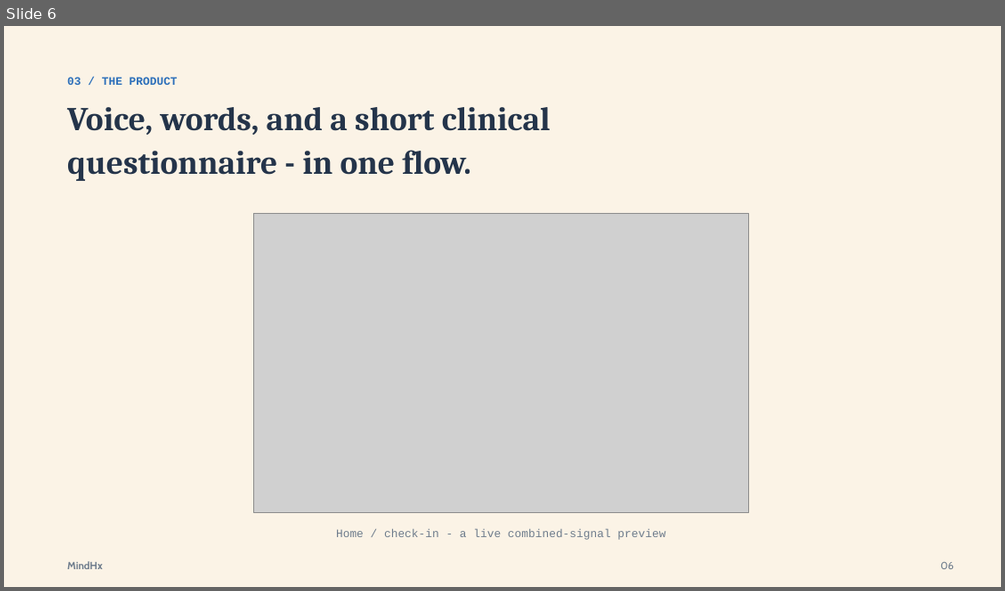
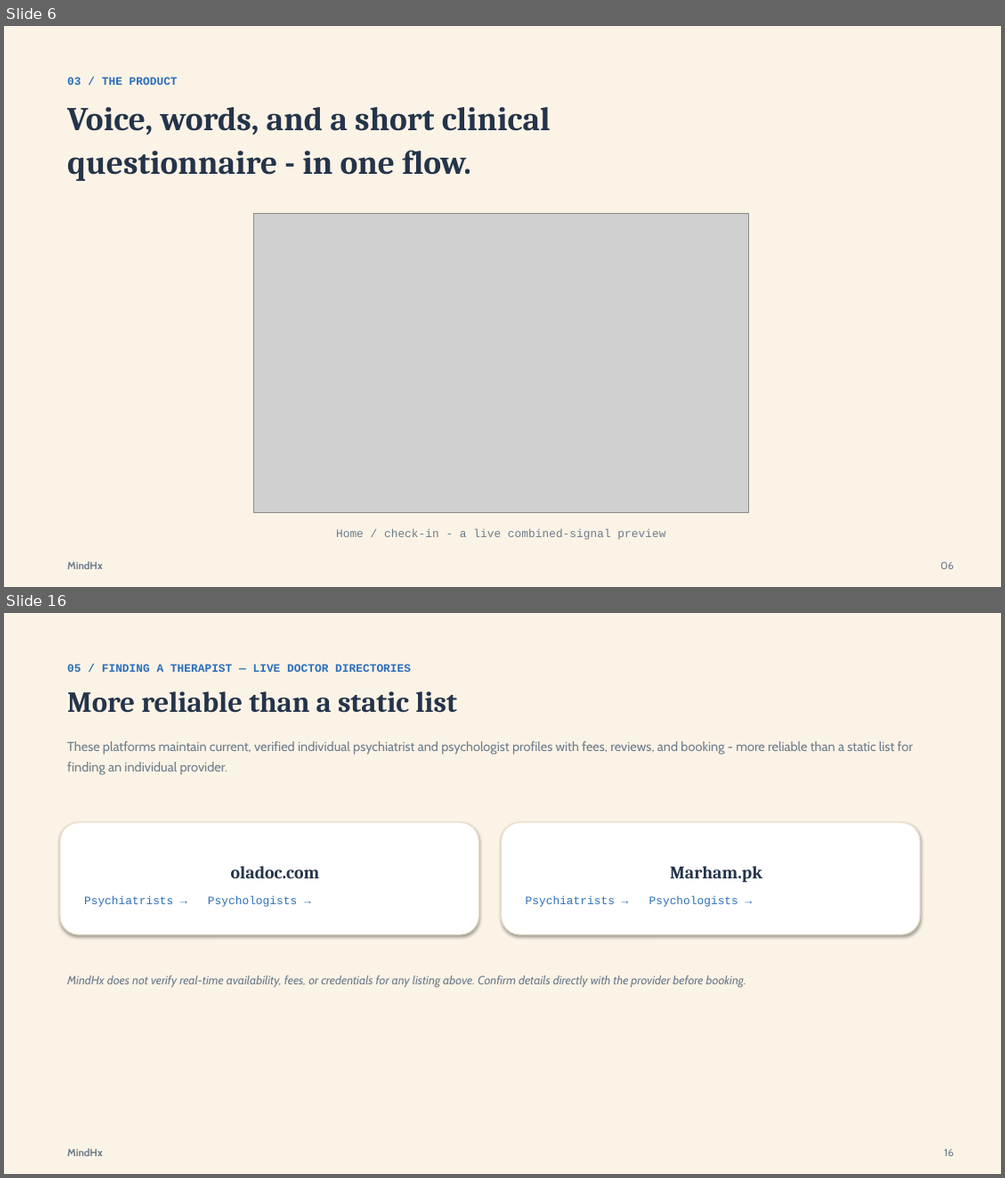
Before and after one commit to IqraNazir04/MindHx, a slide deck: docs/MindHx-Presentation.pptx. Shown one above the other, each under a label of ours: slide 6 before the commit, slides 6 and 16 after it; the slides between them are not shown. The pictures are 1005x591 and 1005x1178 pixels, drawn with LibreOffice and Linux fonts; fonts in the diff are those of the drawing; grey boxes stand for pictures. Boxes give left, top, right and bottom in pixels: in the first picture for what was removed or moved away, otherwise in the second. Text is boxed around its words. In the diff, an @@ line names an element or a change of style, - is before the commit and + after.

```diff
--- a/docs/MindHx-Presentation.pptx
+++ b/docs/MindHx-Presentation.pptx
@@ slide 16 added at (4, 613, 1001, 1174), background #FFFFFF @@
@@ rectangle added at (4, 613, 1001, 1174), fill #FBF3E6 @@
@@ text added at (67, 664, 411, 672), 11 pt, text #2C6FBA, bold @@
+05 / FINDING A THERAPIST — LIVE DOCTOR DIRECTORIES
@@ text added at (67, 691, 457, 713), 28 pt, text #24344A, bold @@
+More reliable than a static list
@@ text added at (67, 741, 913, 775), 12.5 pt, text #6E7C8C @@
+These platforms maintain current, verified individual psychiatrist and psychologist profiles with fees, reviews, and booking - more reliable than a static list for finding an individual provider.
@@ rounded rectangle added at (60, 822, 479, 934), fill #FFFFFF, outline #E9E0CC 1 pt, 11 pt, text #2C6FBA @@
+oladoc.com
+Psychiatrists → Psychologists →
@@ rounded rectangle added at (502, 822, 920, 934), fill #FFFFFF, outline #E9E0CC 1 pt, 11 pt, text #2C6FBA @@
+Marham.pk
+Psychiatrists → Psychologists →
@@ text added at (67, 975, 746, 988), 11.5 pt, text #6E7C8C, italic @@
+MindHx does not verify real-time availability, fees, or credentials for any listing above. Confirm details directly with the provider before booking.
@@ text added at (67, 1148, 103, 1156), 10 pt, text #6E7C8C, bold @@
+MindHx
@@ text added at (944, 1149, 954, 1156), 10 pt, text #6E7C8C @@
+16
```
Also in this commit, not shown: 22 slides changed, 4 other slides added, 33 other files.
